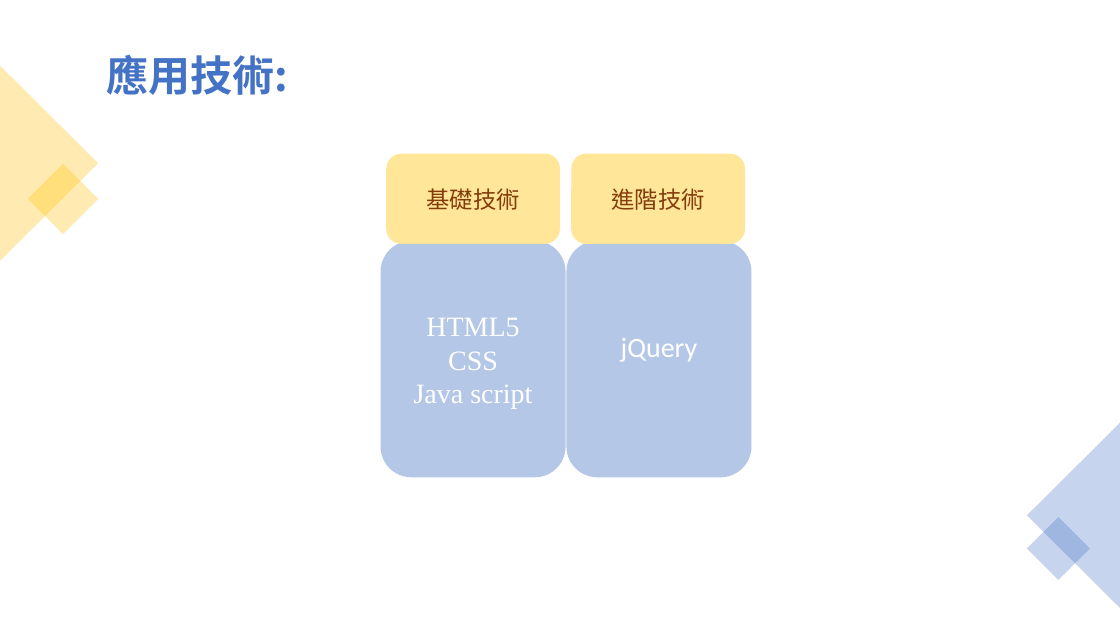
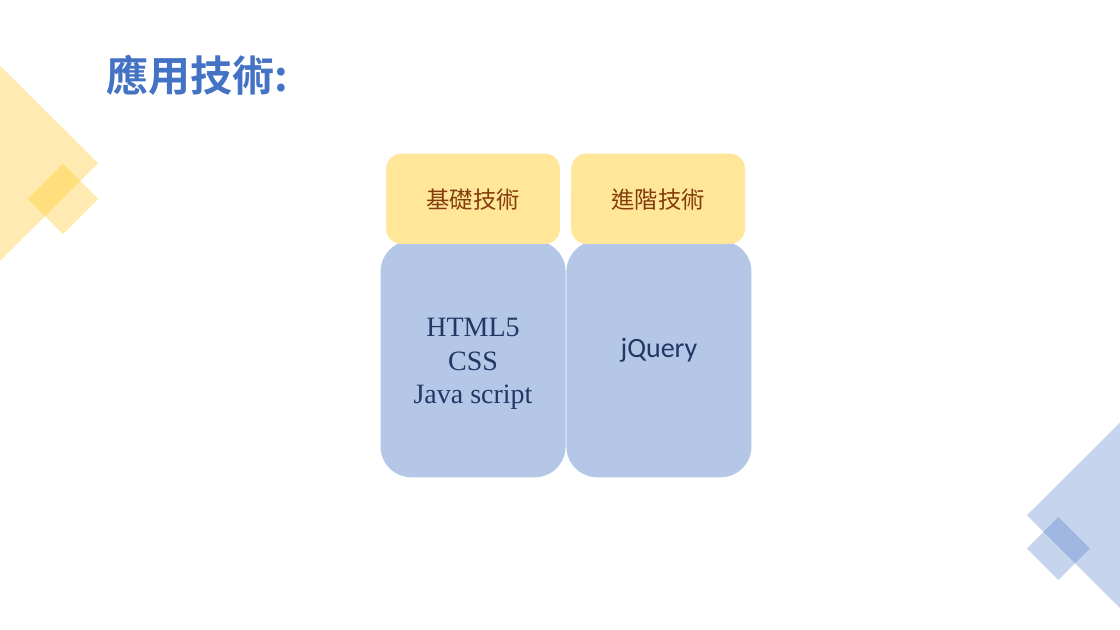
Before and after one commit to Michelle-Wu03/final_, a slide deck: slide 4 of 專案/00857008-00857025期末專案.pptx. Drawn at 1120x630 pixels with LibreOffice and Linux fonts; fonts in the diff are those of the drawing. Boxes give left, top, right and bottom in pixels: in the first picture for what was removed or moved away, otherwise in the second. Text is boxed around its words. In the diff, an @@ line names an element or a change of style, - is before the commit and + after.

```diff
--- a/專案/00857008-00857025期末專案.pptx
+++ b/專案/00857008-00857025期末專案.pptx
@@ rounded rectangle "HTML5" at box(381, 241, 565, 478): text colour #FFFFFF to #203864 @@
@@ rounded rectangle "jQuery" at box(566, 241, 751, 478): text colour #FFFFFF to #203864 @@
```
Also in this commit, not shown: 1 other slide changed, 2 slides added, 11 other files.
